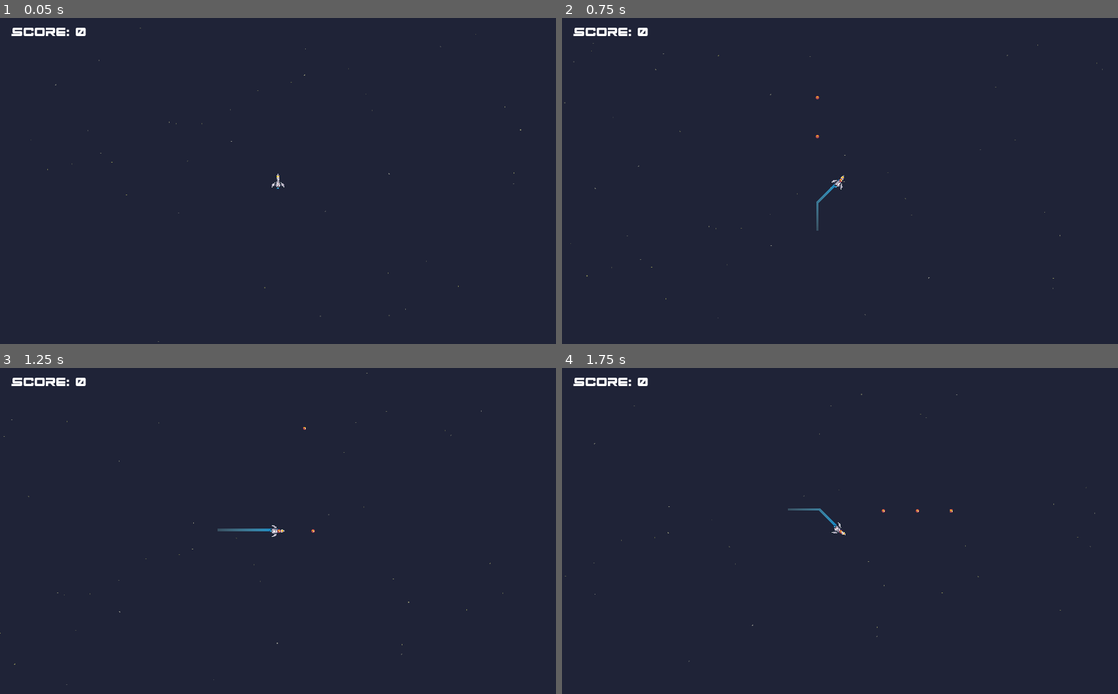
Above: before the commit, frames 1-4 (two rows, left to right).
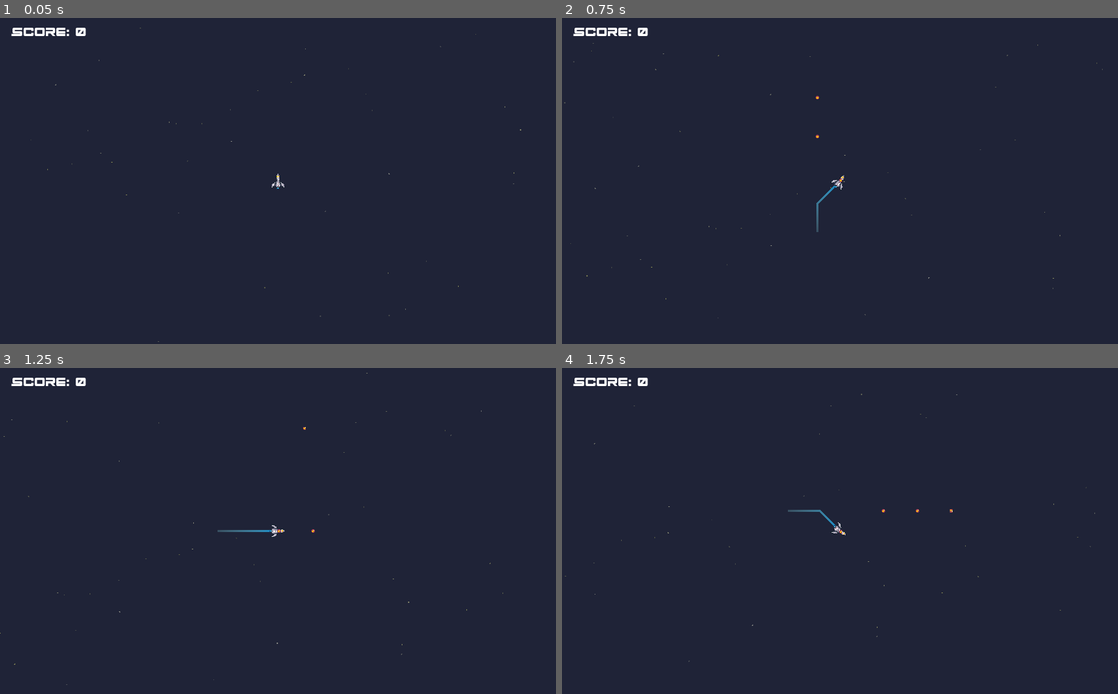
Above: after the commit, the same moments.

Repository: Nairu/GMTK-2019
Game: Godot game, scene res://Scenes/BaseLevel.tscn
Same seed, same stepped clock (60 frames per second), same inputs: the game is played once before the commit and once after it.
Inputs:
- Up to frame 1 (0.05 s): no input
- Up to frame 2 (0.75 s): tap Enter (ui_accept) at 0.5 s
- Up to frame 3 (1.25 s): tap Enter (ui_accept) at 0.77 s
- Up to frame 4 (1.75 s): tap Enter (ui_accept) at 1.52 s

Frame 1 is identical in both runs. In frame 2, less than 0.1% of the frame differs, in the area x 45-51%, y 24-66%; in frame 3, less than 0.1%; in frame 4, less than 0.1%, in the area x 40-65%, y 43-51%.

Commit message:
For Niall

Diff:
--- a/Objects/Bullet.tscn
+++ b/Objects/Bullet.tscn
@@ -13,7 +13,7 @@
 } ]
 
 [sub_resource type="CircleShape2D" id=2]
-radius = 2.0
+radius = 4.24877
 
 [node name="BulletNode" type="Area2D"]
 collision_layer = 4
@@ -22,6 +22,8 @@
 
 [node name="AnimatedSprite" type="AnimatedSprite" parent="."]
 frames = SubResource( 1 )
+frame = 1
+playing = true
 
 [node name="CollisionShape2D2" type="CollisionShape2D" parent="."]
 shape = SubResource( 2 )
--- a/Objects/Enemy.tscn
+++ b/Objects/Enemy.tscn
@@ -37,7 +37,7 @@
 [node name="Wormhole" type="AnimatedSprite" parent="."]
 frames = SubResource( 2 )
 animation = "Idle"
-frame = 1
+frame = 4
 playing = true
 
 [node name="Sprite" type="Sprite" parent="."]
--- a/Objects/Player.tscn
+++ b/Objects/Player.tscn
@@ -9,8 +9,8 @@
 offsets = PoolRealArray( 0, 0.695364, 1 )
 colors = PoolColorArray( 0.572549, 0.956863, 1, 0.203922, 0.258824, 0.792157, 0.992157, 0.584314, 0, 0.490196, 0.780392, 1 )
 
-[sub_resource type="RectangleShape2D" id=2]
-extents = Vector2( 16, 15 )
+[sub_resource type="CapsuleShape2D" id=2]
+radius = 4.0
 
 [node name="ShipNode" type="Area2D"]
 collision_mask = 7
@@ -30,8 +30,6 @@
 texture = ExtResource( 4 )
 
 [node name="CollisionShape2D" type="CollisionShape2D" parent="."]
-visible = false
-position = Vector2( 0, -2 )
 shape = SubResource( 2 )
 
 [node name="Camera2D" type="Camera2D" parent="."]
--- a/Objects/Powerups/Powerup-Trail.tscn
+++ b/Objects/Powerups/Powerup-Trail.tscn
@@ -1,17 +1,27 @@
-[gd_scene load_steps=4 format=2]
+[gd_scene load_steps=6 format=2]
 
-[ext_resource path="res://Sprites/powerup-trail-1.png" type="Texture" id=1]
-[ext_resource path="res://Sprites/powerup-trail-2.png" type="Texture" id=2]
+[ext_resource path="res://Scripts/Powerup.gd" type="Script" id=1]
+[ext_resource path="res://Sprites/powerup-trail-1.png" type="Texture" id=2]
+[ext_resource path="res://Sprites/powerup-trail-2.png" type="Texture" id=3]
 
-[sub_resource type="SpriteFrames" id=1]
+[sub_resource type="SpriteFrames" id=3]
 animations = [ {
-"frames": [ ExtResource( 1 ), ExtResource( 2 ) ],
+"frames": [ ExtResource( 2 ), ExtResource( 3 ) ],
 "loop": true,
 "name": "default",
 "speed": 8.0
 } ]
 
-[node name="Powerup-Trail" type="AnimatedSprite"]
-frames = SubResource( 1 )
-frame = 1
+[sub_resource type="CircleShape2D" id=2]
+radius = 10.7217
+
+[node name="Area2D" type="Area2D"]
+collision_layer = 2
+script = ExtResource( 1 )
+
+[node name="AnimatedSprite" type="AnimatedSprite" parent="."]
+frames = SubResource( 3 )
 playing = true
+
+[node name="CollisionShape2D" type="CollisionShape2D" parent="."]
+shape = SubResource( 2 )
--- a/Scripts/BaseLevel.gd
+++ b/Scripts/BaseLevel.gd
@@ -73,7 +73,7 @@
 
 	var powerup =  powerup_trail.instance()
 	powerup.position = position
-	#powerup.life_duration = 5
+	powerup.connect("powerup_trail_pickup", self, "_on_powerup_trail_pickup")
 	add_child(powerup)
 
 func _on_Timer_timeout():
@@ -105,3 +105,6 @@
 	enemy_instance.position = Vector2(x,y)
 
 	add_child(enemy_instance)
+
+func _on_powerup_trail_pickup():
+	print("AWHAT")
--- a/Scripts/Powerup.gd
+++ b/Scripts/Powerup.gd
@@ -5,8 +5,8 @@
 
 # Called when the node enters the scene tree for the first time.
 func _ready():
-	print("Test")
-#	pass # Replace with function body.
+	self.connect("area_entered", self, "_on_powerup_body_entered")
+	#pass # Replace with function body.
 
 # Called every frame. 'delta' is the elapsed time since the previous frame.
 func _process(delta):
@@ -14,3 +14,9 @@
 	if current_life >= life_duration:
 		queue_free()
 	#pass
+
+func _on_powerup_body_entered(body):
+	if body.name == "Player":
+		emit_signal("powerup_trail_pickup")
+		queue_free()
+	pass
